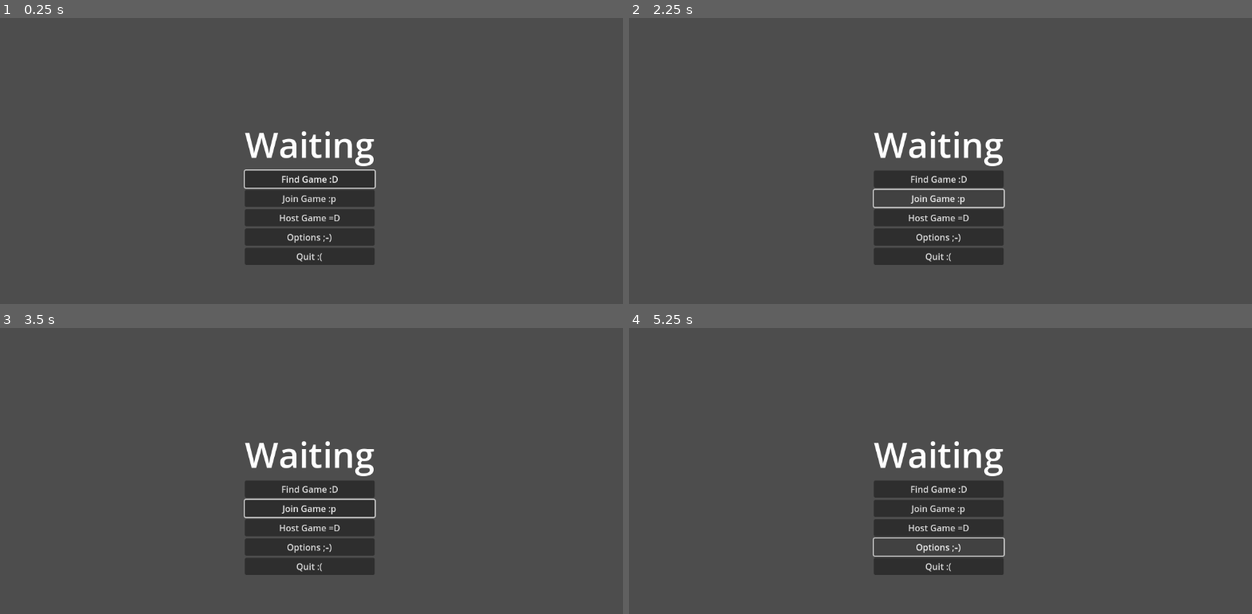
Above: before the commit, frames 1-4 (two rows, left to right).
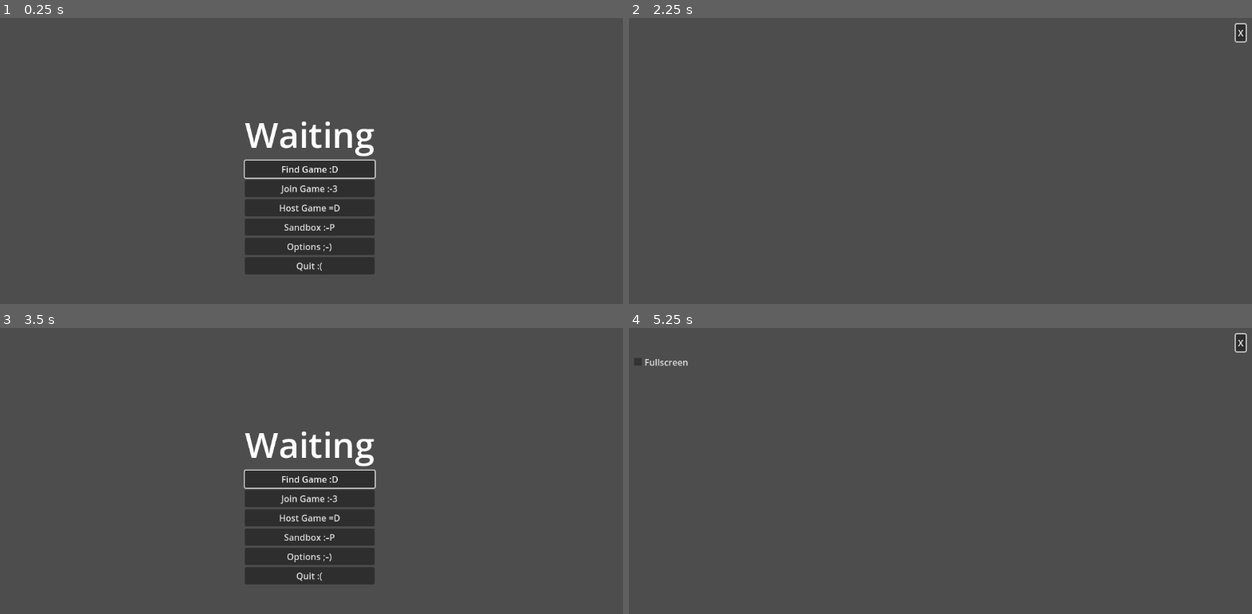
Above: after the commit, the same moments.

Repository: Pslude/world
Game: Godot game, scene res://main_menu.tscn
Two runs of this game, one before a commit and one after it. Both use one fixed random seed, a clock stepped at 60 frames per second and the inputs below.
Inputs (mouse positions are in pixels of both pictures, inside the frame that each line leads up to):
- Up to frame 1 (0.25 s): no input
- Up to frame 2 (2.25 s): click "Find Game :D" at 0.5 s; click (1239, 32) at 1.25 s, where only the run after the commit has a clickable "X"; click "Join Game :p" (after the commit: "Join Game :-3") at 2 s
- Up to frame 3 (3.5 s): click (610, 342) at 2.75 s, where only the run after the commit has a clickable "X"
- Up to frame 4 (5.25 s): click "Host Game =D" at 3.5 s; click (1239, 342) at 4.25 s, where only the run after the commit has a clickable "X"; click "Options ,‑)" at 5 s

The runs differ from the first frame. In frame 1, 4.5% of the frame differs, in the area x 39-61%, y 36-90%; in frame 2, 6.1%, in the area x 39-100%, y 1-87%; in frame 3, 4.5%; in frame 4, 6.0%.

Commit message:
build menus

Diff:
--- /dev/null
+++ b/find_menu.tscn
@@ -0,0 +1,10 @@
+[gd_scene load_steps=2 format=3 uid="uid://dc376lnptakjt"]
+
+[ext_resource type="PackedScene" uid="uid://bk5bftmijlegf" path="res://sub_menu.tscn" id="1_2x7xm"]
+
+[node name="FindGameMenu" instance=ExtResource("1_2x7xm")]
+
+[node name="StatusLabel" type="Label" parent="MarginContainer/VBoxContainer" index="1"]
+layout_mode = 2
+text = "Searching for a fun game just for you..."
+horizontal_alignment = 1
--- /dev/null
+++ b/host_menu.tscn
@@ -0,0 +1,5 @@
+[gd_scene load_steps=2 format=3 uid="uid://88yt4fmmpbp4"]
+
+[ext_resource type="PackedScene" uid="uid://bk5bftmijlegf" path="res://sub_menu.tscn" id="1_ghgvc"]
+
+[node name="HostMenu" instance=ExtResource("1_ghgvc")]
--- /dev/null
+++ b/join_menu.tscn
@@ -0,0 +1,5 @@
+[gd_scene load_steps=2 format=3 uid="uid://3g0abwp45iwd"]
+
+[ext_resource type="PackedScene" uid="uid://bk5bftmijlegf" path="res://sub_menu.tscn" id="1_vlpor"]
+
+[node name="JoinMenu" instance=ExtResource("1_vlpor")]
--- a/main_menu.gd
+++ b/main_menu.gd
@@ -3,7 +3,7 @@
 
 # Called when the node enters the scene tree for the first time.
 func _ready():
-	# focus this on ready so the menu can be controlled by keyboard
+	# focus a button on ready so the menu can be controlled by keyboard
 	$VBoxContainer/FindButton.grab_focus()
 
 
@@ -11,23 +11,20 @@
 func _process(delta):
 	pass
 
-
 func _on_find_button_pressed():
-	pass # Replace with function body.
-	#get_tree.change_scene()
-
+	get_tree().change_scene_to_file("res://find_menu.tscn")
 
 func _on_join_button_pressed():
-	pass # Replace with function body.
-
+	get_tree().change_scene_to_file("res://join_menu.tscn")
 
 func _on_host_button_pressed():
-	pass # Replace with function body.
+	get_tree().change_scene_to_file("res://host_menu.tscn")
 
+func _on_sandbox_button_pressed():
+	get_tree().change_scene_to_file("res://play.tscn")
 
 func _on_options_button_pressed():
-	pass # Replace with function body.
-
+	get_tree().change_scene_to_file("res://options_menu.tscn")
 
 func _on_quit_button_pressed():
 	get_tree().quit()
--- a/main_menu.tscn
+++ b/main_menu.tscn
@@ -38,11 +38,15 @@
 
 [node name="JoinButton" type="Button" parent="VBoxContainer"]
 layout_mode = 2
-text = "Join Game :p"
+text = "Join Game :-3"
 
 [node name="HostButton" type="Button" parent="VBoxContainer"]
 layout_mode = 2
 text = "Host Game =D"
+
+[node name="SandboxButton" type="Button" parent="VBoxContainer"]
+layout_mode = 2
+text = "Sandbox :‑P"
 
 [node name="OptionsButton" type="Button" parent="VBoxContainer"]
 layout_mode = 2
@@ -57,5 +61,6 @@
 [connection signal="pressed" from="VBoxContainer/FindButton" to="." method="_on_find_button_pressed"]
 [connection signal="pressed" from="VBoxContainer/JoinButton" to="." method="_on_join_button_pressed"]
 [connection signal="pressed" from="VBoxContainer/HostButton" to="." method="_on_host_button_pressed"]
+[connection signal="pressed" from="VBoxContainer/SandboxButton" to="." method="_on_sandbox_button_pressed"]
 [connection signal="pressed" from="VBoxContainer/OptionsButton" to="." method="_on_options_button_pressed"]
 [connection signal="pressed" from="VBoxContainer/QuitButton" to="." method="_on_quit_button_pressed"]
--- /dev/null
+++ b/options_menu.tscn
@@ -0,0 +1,11 @@
+[gd_scene load_steps=2 format=3 uid="uid://cm4aorlq8b5f7"]
+
+[ext_resource type="PackedScene" uid="uid://bk5bftmijlegf" path="res://sub_menu.tscn" id="1_0i1bv"]
+
+[node name="OptionsMenu" instance=ExtResource("1_0i1bv")]
+
+[node name="FullscreenCheckBox" type="CheckBox" parent="MarginContainer/VBoxContainer" index="1"]
+layout_mode = 2
+text = "Fullscreen"
+
+[connection signal="toggled" from="MarginContainer/VBoxContainer/FullscreenCheckBox" to="." method="_on_fullscreen_check_box_toggled"]
--- /dev/null
+++ b/play.tscn
@@ -0,0 +1,18 @@
+[gd_scene format=3 uid="uid://cxa60o338prer"]
+
+[node name="Play" type="Node2D"]
+
+[node name="ColorRect" type="ColorRect" parent="."]
+offset_left = 283.0
+offset_top = 158.0
+offset_right = 939.0
+offset_bottom = 517.0
+
+[node name="Label" type="Label" parent="ColorRect"]
+layout_mode = 0
+offset_left = 133.0
+offset_top = 104.0
+offset_right = 550.0
+offset_bottom = 273.0
+theme_override_colors/font_color = Color(0, 0, 0, 1)
+text = "this is the game..."
--- /dev/null
+++ b/sub_menu.gd
@@ -0,0 +1,22 @@
+extends Control
+
+
+# Called when the node enters the scene tree for the first time.
+func _ready():
+	$MarginContainer/VBoxContainer/CloseButton.grab_focus()
+
+# Called every frame. 'delta' is the elapsed time since the previous frame.
+func _process(delta):
+	pass
+
+
+func _on_close_button_pressed():
+	get_tree().change_scene_to_file("res://main_menu.tscn")
+
+
+
+func _on_fullscreen_check_box_toggled(toggled_on):
+	if toggled_on:
+		DisplayServer.window_set_mode(DisplayServer.WINDOW_MODE_FULLSCREEN)
+	else:
+		DisplayServer.window_set_mode(DisplayServer.WINDOW_MODE_WINDOWED)
--- /dev/null
+++ b/sub_menu.tscn
@@ -0,0 +1,34 @@
+[gd_scene load_steps=2 format=3 uid="uid://bk5bftmijlegf"]
+
+[ext_resource type="Script" path="res://sub_menu.gd" id="1_gykqq"]
+
+[node name="SubMenu" type="Control"]
+layout_mode = 3
+anchors_preset = 15
+anchor_right = 1.0
+anchor_bottom = 1.0
+grow_horizontal = 2
+grow_vertical = 2
+script = ExtResource("1_gykqq")
+
+[node name="MarginContainer" type="MarginContainer" parent="."]
+layout_mode = 1
+anchors_preset = 15
+anchor_right = 1.0
+anchor_bottom = 1.0
+grow_horizontal = 2
+grow_vertical = 2
+theme_override_constants/margin_left = 20
+theme_override_constants/margin_top = 20
+theme_override_constants/margin_right = 20
+theme_override_constants/margin_bottom = 20
+
+[node name="VBoxContainer" type="VBoxContainer" parent="MarginContainer"]
+layout_mode = 2
+
+[node name="CloseButton" type="Button" parent="MarginContainer/VBoxContainer"]
+layout_mode = 2
+size_flags_horizontal = 8
+text = "X"
+
+[connection signal="pressed" from="MarginContainer/VBoxContainer/CloseButton" to="." method="_on_close_button_pressed"]
